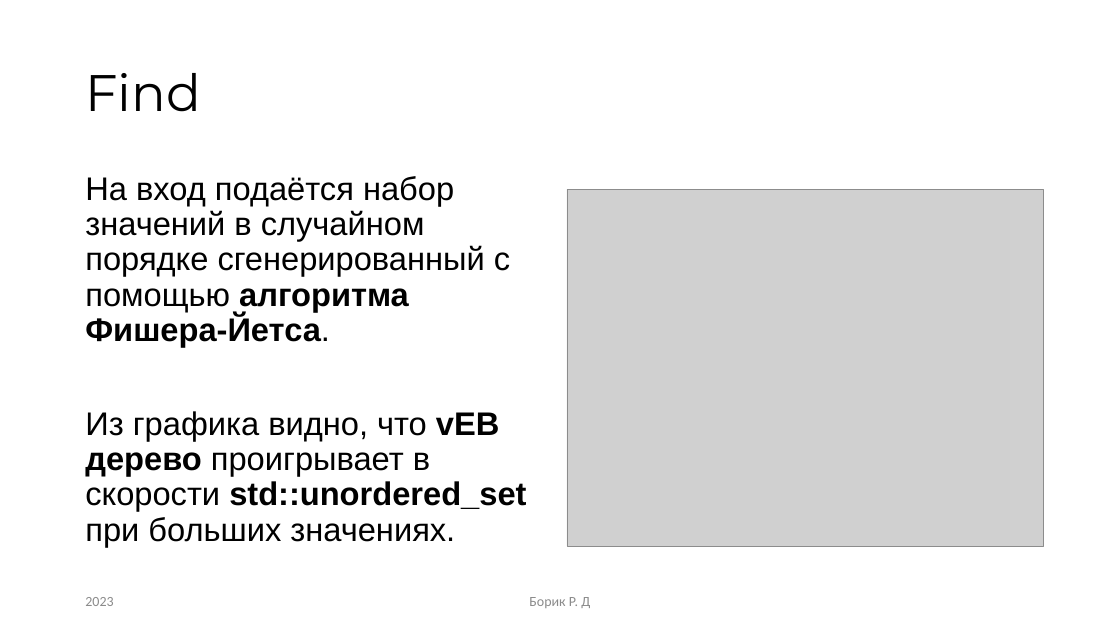
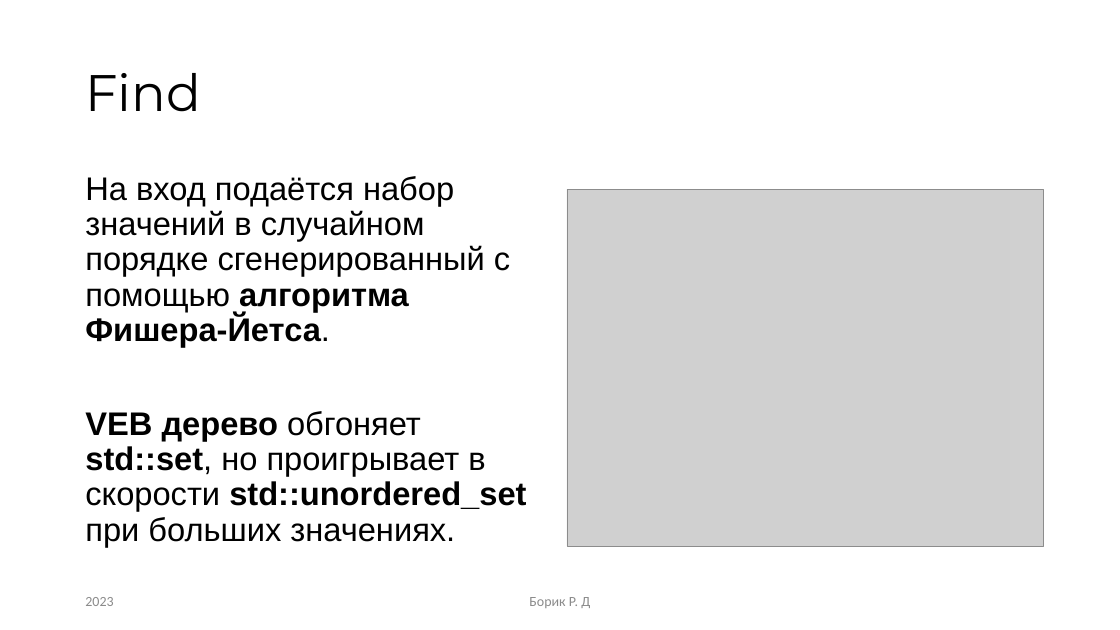
Before and after one commit to RandomServant/Van-Emde-Boas-tree, a slide deck: slide 14 of Presentation van Emde Boas tree.pptx. Drawn at 1120x630 pixels with LibreOffice and Linux fonts; fonts in the diff are those of the drawing; grey boxes stand for pictures. Boxes give left, top, right and bottom in pixels: in the first picture for what was removed or moved away, otherwise in the second. Text is boxed around its words. In the diff, an @@ line names an element or a change of style, - is before the commit and + after.

```diff
--- a/Presentation van Emde Boas tree.pptx
+++ b/Presentation van Emde Boas tree.pptx
@@ text at [85,411,526,547]: text changed @@
-Из графика видно, что vEB дерево проигрывает в скорости std::unordered_set при больших значениях.
+VEB дерево обгоняет std::set, но проигрывает в скорости std::unordered_set при больших значениях.
```
Also in this commit, not shown: 9 other slides changed, 1 slide added, 1 other file.
